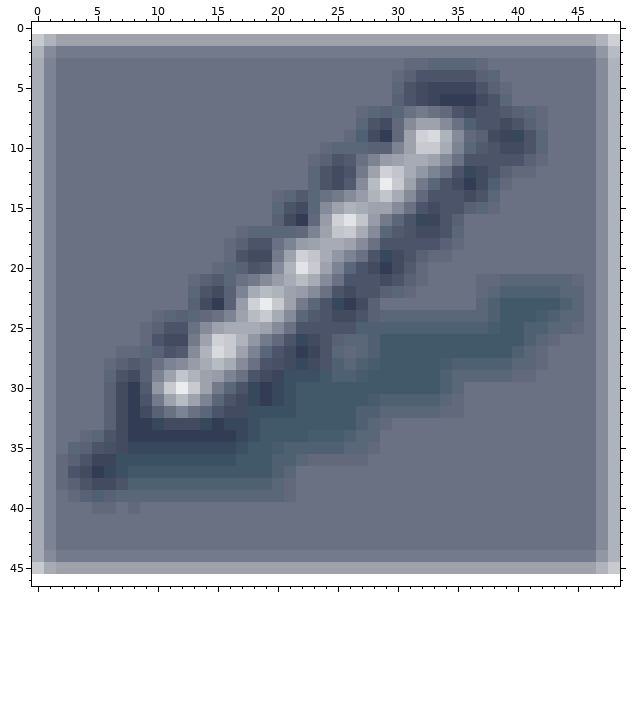
Pixel-art sprite: public/tool-buttons/selected/pencil.png. Above: the version before the commit.
The file is 49x45 pixels. Colours within 5 levels of each other are drawn and written as one. The old version is drawn lined up with the new one, on the new canvas.
New version:
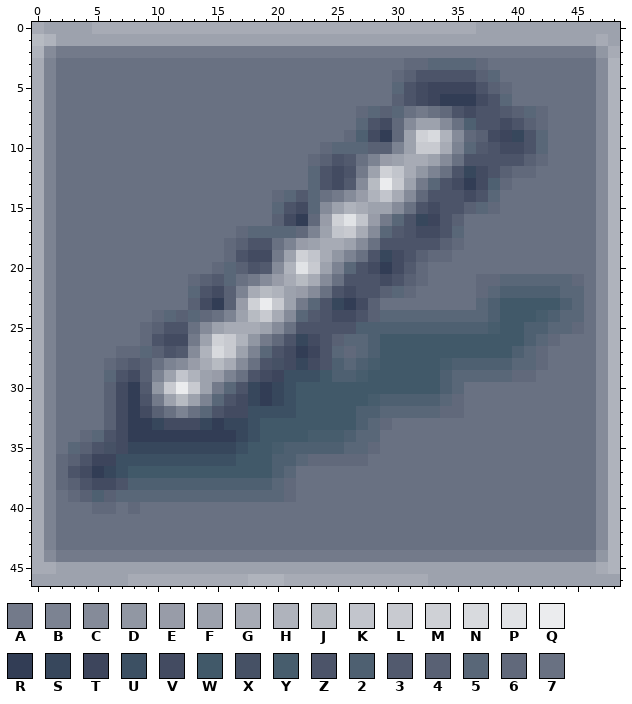
Palette (. is transparent): A #737a8a  B #7c8392  C #858b99  D #9197a3  E #989ca8  F #9da2ad  G #a7abb5  H #afb3bc  J #b7bbc2  K #c2c5cc  L #c8cad0  M #cfd1d6  N #d8dade  P #e1e3e6  Q #ebecee  R #323d55  S #37475c  T #3d455c  U #3c5063  V #434b61  W #415969  X #465165  Y #475d6d  Z #4c5469  2 #4e6071  3 #525a6e  4 #596174  5 #596778  6 #61697b  7 #697182
Change:
canvas 49x45 -> 49x47, the old top-left corner now at 0,1
Colour F now appears in row 0 at x 1 to 4 and 37 to 48; in row 46 at x 0 to 7 and 33 to 48.
The author changed colour M to colour F in row 1 at x 48.
Colour G now appears in row 0 at x 0 and 5 to 36; in row 46 at x 8 to 17 and 21 to 32.
The author changed colour H to colour G in row 1 at x 47; in row 45 at x 47.
The author changed colour J to colour G in row 2 at x 48.
The author changed colour L to colour G in row 45 at x 0.
Colour H now appears in row 46 at x 18 to 20.
The author changed colour L to colour H in row 45 at x 48.
The author changed colour L to colour J in row 1 at x 0.
Changed places in both pictures, as pixel boxes (x1, y1, x2, y2):
changed: (32, 22, 620, 58)
changed: (32, 562, 620, 586)
